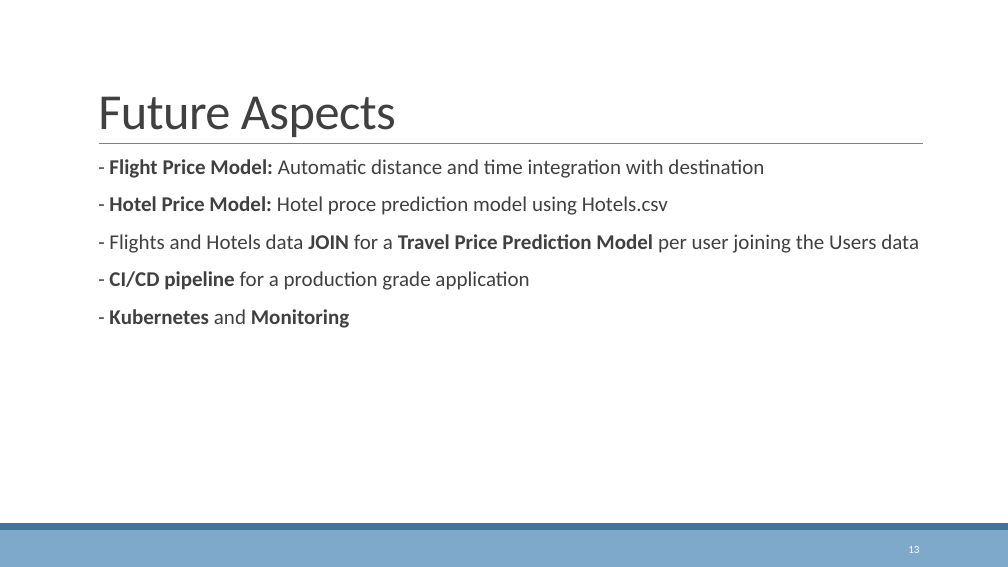
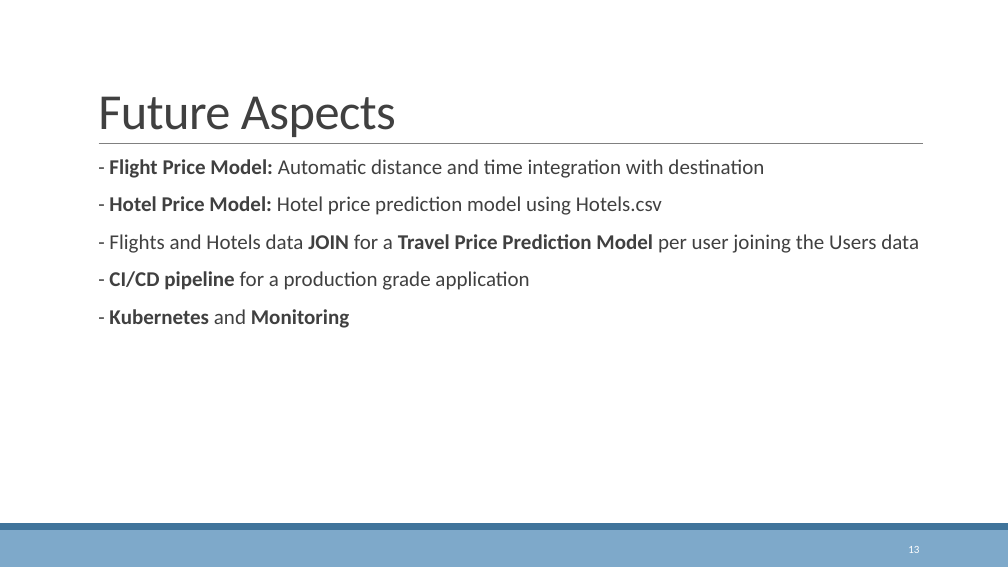
Before and after one commit to SrushtiSuthar/Voyage_Analytics_MLOps, a slide deck: slide 13 of presentation/Voyage_Analytics_MLOps_Srushti_Suthar.pptx. Drawn at 1008x567 pixels with LibreOffice and Linux fonts; fonts in the diff are those of the drawing. Boxes give left, top, right and bottom in pixels: in the first picture for what was removed or moved away, otherwise in the second. Text is boxed around its words. In the diff, an @@ line names an element or a change of style, - is before the commit and + after.

```diff
--- a/presentation/Voyage_Analytics_MLOps_Srushti_Suthar.pptx
+++ b/presentation/Voyage_Analytics_MLOps_Srushti_Suthar.pptx
@@ text at [109,196,662,215]: text changed @@
-  - Hotel Price Model: Hotel proce prediction model using Hotels.csv
+  - Hotel Price Model: Hotel price prediction model using Hotels.csv
```
Also in this commit, not shown: 1 other file.
